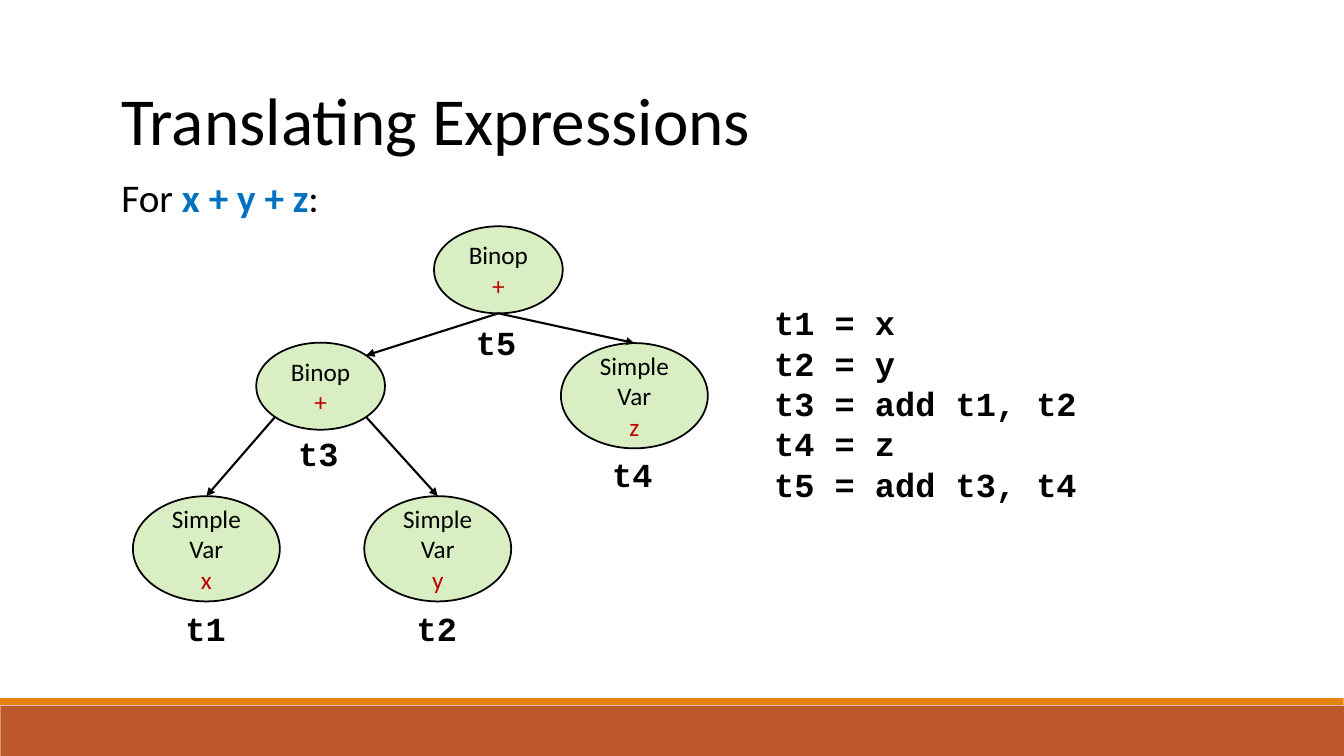
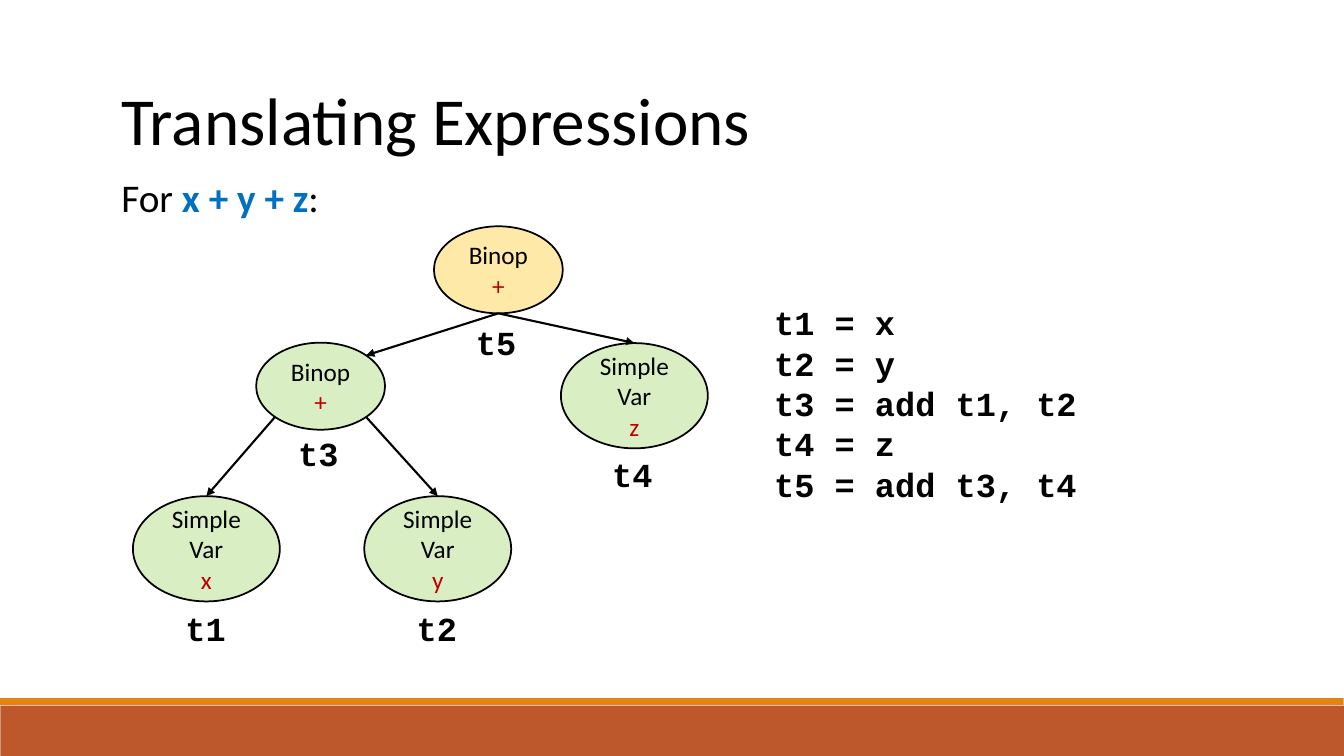
Before and after one commit to raghadzeidan/COMPILATION_TAU_FOR_STUDENTS, a slide deck: slide 14 of new_slides/IR.pptx (slide 8 before the commit). Drawn at 1344x756 pixels with LibreOffice and Linux fonts; fonts in the diff are those of the drawing. Boxes give left, top, right and bottom in pixels: in the first picture for what was removed or moved away, otherwise in the second. Text is boxed around its words. In the diff, an @@ line names an element or a change of style, - is before the commit and + after.

```diff
--- a/new_slides/IR.pptx
+++ b/new_slides/IR.pptx
@@ ellipse "Binop" at bbox=[434, 227, 563, 314]: fill #92D050 at 34% opacity to #FFC000 at 34% opacity @@
```
Also in this commit, not shown: 13 other slides changed, 17 slides added, 1 other file.
